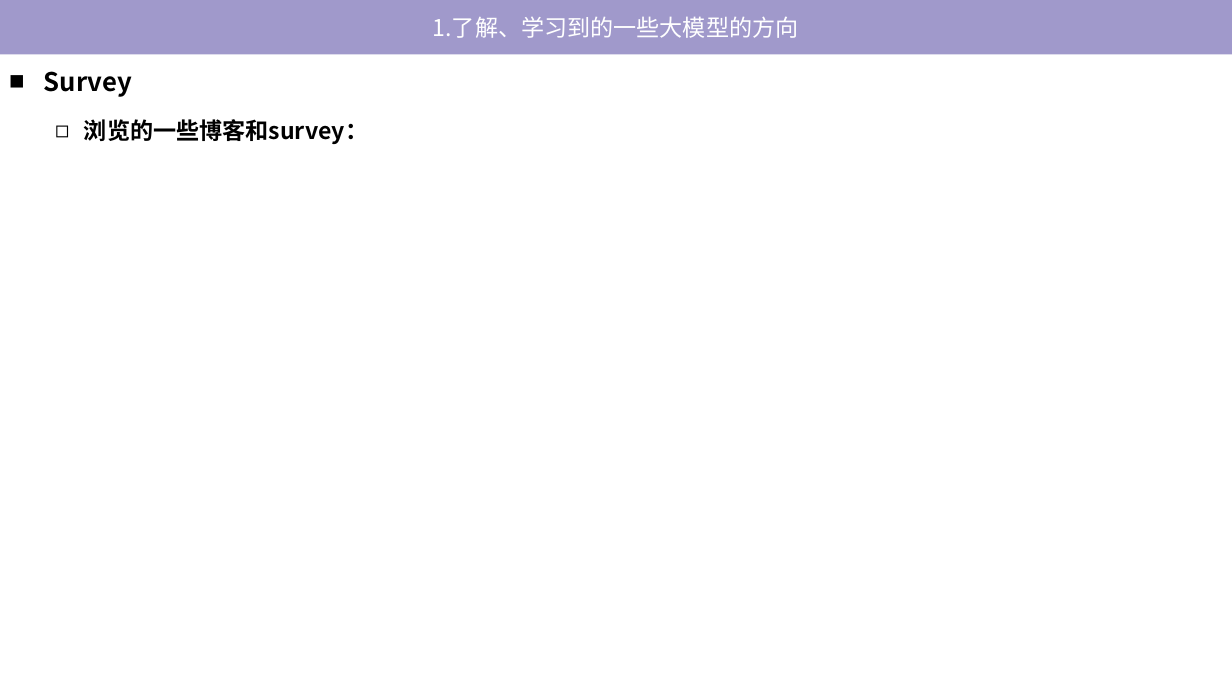
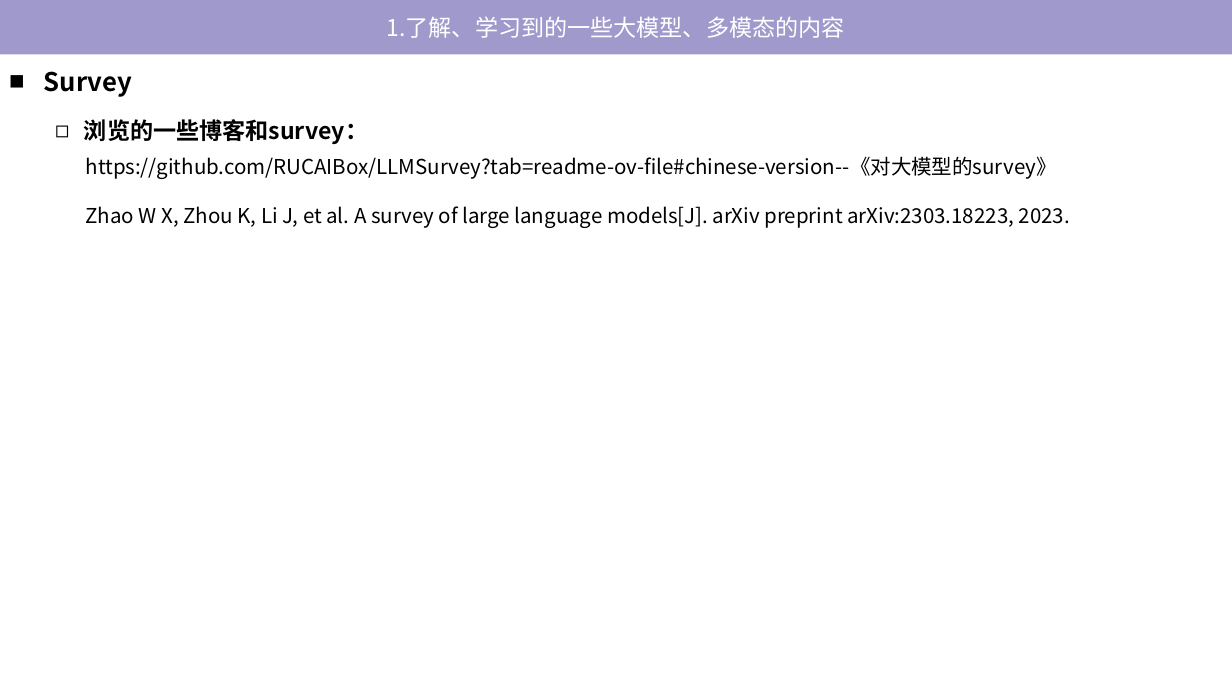
Before and after one commit to tj-messi/cv-computer-visual-tj, a slide deck: slide 4 of 0.组会记录/2024-10-28 谈话/report-2024-10-22.pptx. Drawn at 1232x693 pixels with LibreOffice and Linux fonts; fonts in the diff are those of the drawing. Boxes give left, top, right and bottom in pixels: in the first picture for what was removed or moved away, otherwise in the second. Text is boxed around its words. In the diff, an @@ line names an element or a change of style, - is before the commit and + after.

```diff
--- a/0.组会记录/2024-10-28 谈话/report-2024-10-22.pptx
+++ b/0.组会记录/2024-10-28 谈话/report-2024-10-22.pptx
@@ text in rectangle at [387, 16, 845, 38]: text changed @@
-1.了解、学习到的一些大模型的方向
+1.了解、学习到的一些大模型、多模态的内容
@@ text added at [86, 156, 1070, 228], 16 pt, text #000000 @@
+https://github.com/RUCAIBox/LLMSurvey?tab=readme-ov-file#chinese-version--《对大模型的survey》
+Zhao W X, Zhou K, Li J, et al. A survey of large language models[J]. arXiv preprint arXiv:2303.18223, 2023.
```
Also in this commit, not shown: 4 other slides changed, 2 slides added, 2 slides removed, 2 other files.
